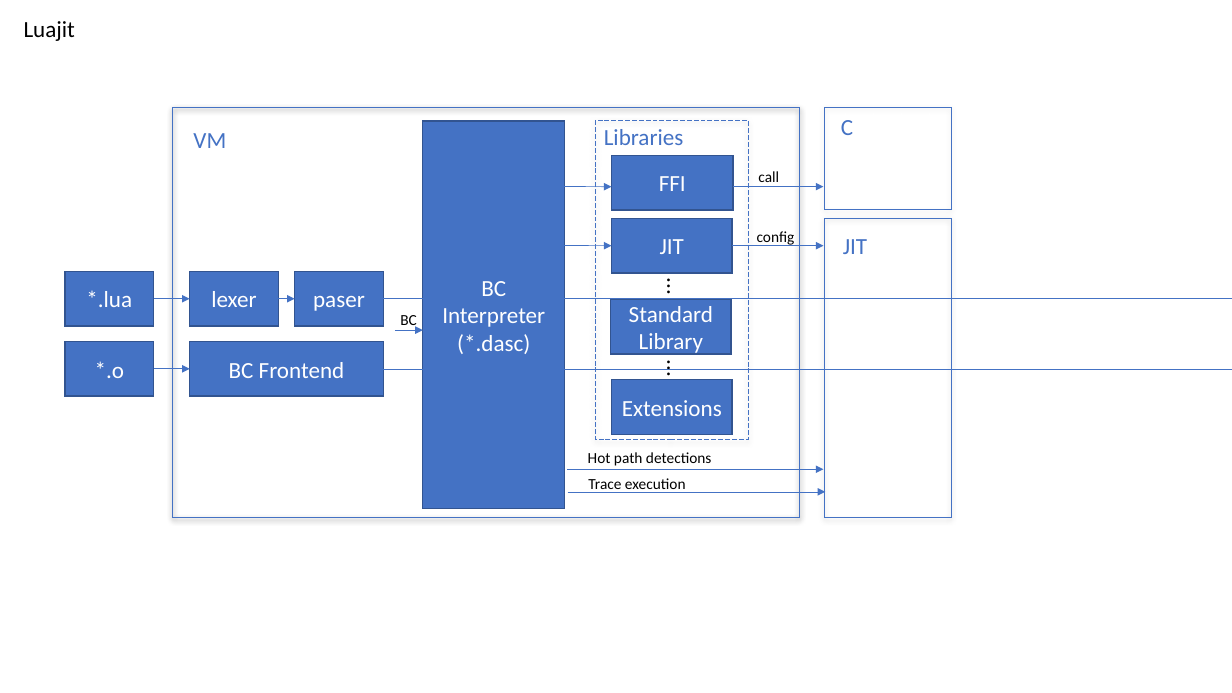
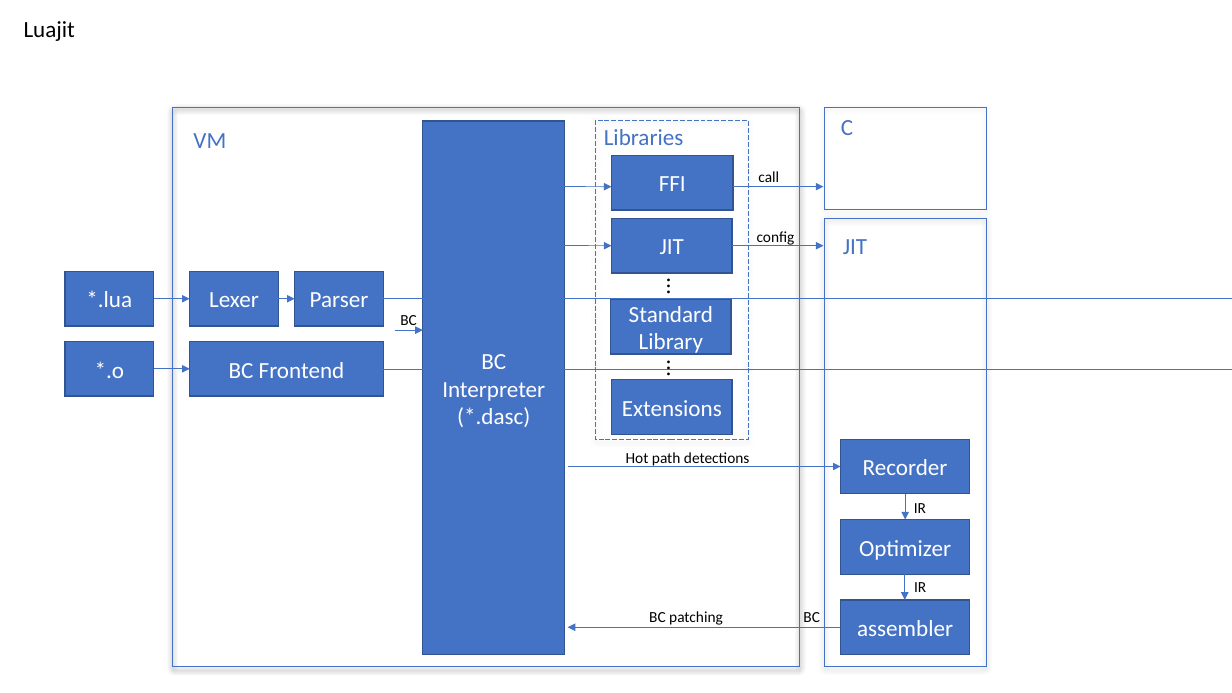
Before and after one commit to afgbloch/LJ-Internals, a slide deck: slide 1 of schecmatic.pptx. Drawn at 1232x693 pixels with LibreOffice and Linux fonts; fonts in the diff are those of the drawing. Boxes give left, top, right and bottom in pixels: in the first picture for what was removed or moved away, otherwise in the second. Text is boxed around its words. In the diff, an @@ line names an element or a change of style, - is before the commit and + after.

```diff
--- a/schecmatic.pptx
+++ b/schecmatic.pptx
@@ rectangle: place and size @@
-rectangle at <box>172,108,799,518</box>
+rectangle at <box>172,108,799,667</box>
@@ rectangle: place and size @@
-rectangle at <box>824,108,951,211</box>
+rectangle at <box>824,108,986,211</box>
@@ rectangle "BC Interpreter": place and size @@
-rectangle "BC Interpreter" at <box>423,121,566,508</box>
+rectangle "BC Interpreter" at <box>423,121,566,655</box>
@@ rectangle: place and size @@
-rectangle at <box>824,218,951,518</box>
+rectangle at <box>824,218,986,666</box>
@@ text in rectangle at <box>209,292,259,307</box>: text changed @@
-lexer
+Lexer
@@ text in rectangle at <box>310,292,369,307</box>: text changed @@
-paser
+Parser
@@ text "Hot path detections": place and size @@
-text "Hot path detections" at <box>588,452,712,466</box>
+text "Hot path detections" at <box>626,452,750,467</box>
@@ arrow moved from (567, 470) - (823, 470) to (567, 467) - (841, 467) @@
@@ text removed at <box>588,478,686,493</box> @@
-Trace execution
@@ arrow moved from (567, 492) - (825, 492) to (567, 628) - (841, 628) @@
@@ arrow (567, 628) - (841, 628): arrowheads changed @@
@@ group added at <box>649,439,970,654</box>: 4 texts, 3 rectangles, 2 arrows @@
+BC patching
+Recorder
+Optimizer
+assembler
+IR
+IR
+BC
```
Also in this commit, not shown: 1 other slide changed.
